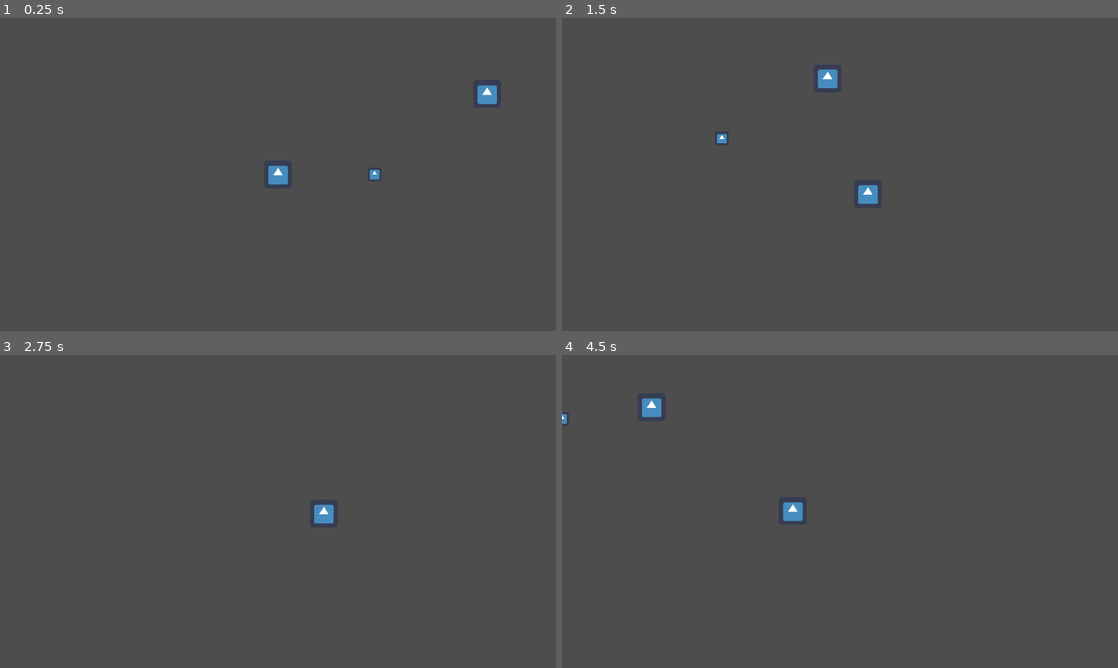
Above: before the commit, frames 1-4 (two rows, left to right).
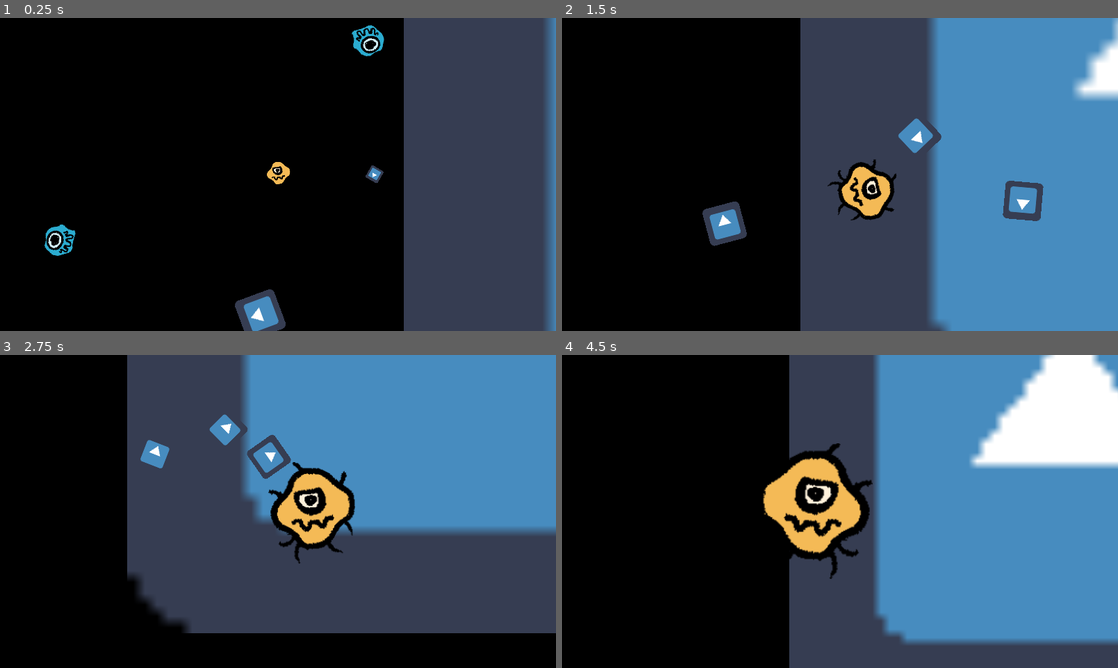
Above: after the commit, the same moments.

Repository: AlexPham0209/DishOut
Game: Godot game, scene res://src/Scenes/TestScene/FleerTest.tscn
The game is run twice, just before and just after one commit, with the same random seed, the same clock (stepped at 60 frames per second) and the same inputs. The project has no main scene, so this scene is started directly. The engine's default icon, where the game draws it, is replaced by a stand-in: a white triangle on a blue panel in a dark square.
Inputs:
- Up to frame 1 (0.25 s): no input
- Up to frame 2 (1.5 s): hold D (Right) 0.53-1.28 s; tap Space (Interact) at 0.6, 1.35 s; hold S (Down) from 1.28 s (still down)
- Up to frame 3 (2.75 s): release S (Down) at 2.03 s; hold D (Right) from 2.03 s (still down); tap Space (Interact) at 2.1 s
- Up to frame 4 (4.5 s): release D (Right) at 2.78 s; hold W (Up) 2.78-3.53 s; tap Space (Interact) at 2.85, 3.6, 4.35 s; hold A (Left) from 3.53 s (still down)

The runs differ from the first frame. In frame 1, 74% of the frame differs, in the area x 0-100%, y 0-100%; in frame 2, 78%; in frame 3, 65%; in frame 4, 85%.

Commit message:
Tweaked player controls

Diff:
--- a/src/Scenes/Amoeba.tscn
+++ b/src/Scenes/Amoeba.tscn
@@ -1,21 +1,19 @@
 [gd_scene load_steps=5 format=3 uid="uid://c0utwiykrhy5g"]
 
 [ext_resource type="Script" path="res://src/Scripts/Amoeba.gd" id="1_3xfsd"]
-[ext_resource type="Texture2D" uid="uid://c8022nv1f3loo" path="res://icon.png" id="1_ik8pk"]
+[ext_resource type="Texture2D" uid="uid://cn6w2amcfartv" path="res://src/Assets/Art/Petra/Pro_1.png" id="2_j3dh1"]
 
 [sub_resource type="RectangleShape2D" id="RectangleShape2D_ul07s"]
-size = Vector2(32, 32)
+size = Vector2(32, 38)
 
 [sub_resource type="RectangleShape2D" id="RectangleShape2D_5d8oh"]
 
 [node name="Amoeba" type="CharacterBody2D"]
 script = ExtResource("1_3xfsd")
 
-[node name="Stages" type="Node2D" parent="."]
-
-[node name="Stage1" type="Sprite2D" parent="Stages"]
-scale = Vector2(0.5, 0.5)
-texture = ExtResource("1_ik8pk")
+[node name="Sprite" type="Sprite2D" parent="."]
+scale = Vector2(0.25, 0.25)
+texture = ExtResource("2_j3dh1")
 
 [node name="CollisionShape2D" type="CollisionShape2D" parent="."]
 shape = SubResource("RectangleShape2D_ul07s")
--- a/src/Scenes/Enemy/Cell.tscn
+++ b/src/Scenes/Enemy/Cell.tscn
@@ -30,8 +30,9 @@
 initial_state = "Roaming"
 entity = NodePath("..")
 
-[node name="Roaming" parent="States" instance=ExtResource("5_ft01m")]
+[node name="Roaming" parent="States" node_paths=PackedStringArray("sprite") instance=ExtResource("5_ft01m")]
 script = ExtResource("6_knp05")
+sprite = NodePath("../../Icon")
 distance = 64
 tolerance = 0.5
 speed = 50.0
--- a/src/Scenes/Enemy/Chaser.tscn
+++ b/src/Scenes/Enemy/Chaser.tscn
@@ -6,7 +6,7 @@
 [ext_resource type="PackedScene" uid="uid://b2ks2vr8d0vqd" path="res://src/Scenes/State.tscn" id="3_tb2ki"]
 [ext_resource type="Script" path="res://src/Scripts/States/AttackingState.gd" id="4_mjn46"]
 
-[node name="Watcher" instance=ExtResource("1_fb81a")]
+[node name="Chaser" instance=ExtResource("1_fb81a")]
 script = ExtResource("2_xkoax")
 
 [node name="Sight" parent="." index="2" node_paths=PackedStringArray("entity", "state_machine") instance=ExtResource("3_6v82l")]
@@ -14,6 +14,7 @@
 state_machine = NodePath("../States")
 reaction_state = "Attacking"
 
-[node name="Attacking" parent="States" index="2" instance=ExtResource("3_tb2ki")]
+[node name="Attacking" parent="States" index="2" node_paths=PackedStringArray("sprite") instance=ExtResource("3_tb2ki")]
 script = ExtResource("4_mjn46")
-chase_speed = 250.0
+chase_speed = 125.0
+sprite = NodePath("../../Icon")
--- a/src/Scenes/Enemy/Fleer.tscn
+++ b/src/Scenes/Enemy/Fleer.tscn
@@ -1,18 +1,30 @@
-[gd_scene load_steps=4 format=3 uid="uid://dcwe2fhdssqod"]
+[gd_scene load_steps=5 format=3 uid="uid://dcwe2fhdssqod"]
 
 [ext_resource type="PackedScene" uid="uid://bqdpfstiq5rfb" path="res://src/Scenes/Enemy/Cell.tscn" id="1_8fvpo"]
+[ext_resource type="Texture2D" uid="uid://ck5x256t5a01f" path="res://src/Assets/Art/Cells/En_1.png" id="2_8dbb2"]
 [ext_resource type="PackedScene" uid="uid://bg573txp5myv0" path="res://src/Scenes/Sight.tscn" id="2_36aop"]
 [ext_resource type="Script" path="res://src/Scripts/States/FleeingState.gd" id="2_wbhrk"]
 
 [node name="Fleer" instance=ExtResource("1_8fvpo")]
+
+[node name="Icon" parent="." index="0"]
+scale = Vector2(0.25, 0.25)
+texture = ExtResource("2_8dbb2")
 
 [node name="Sight" parent="." index="2" node_paths=PackedStringArray("entity", "state_machine") instance=ExtResource("2_36aop")]
 entity = NodePath("..")
 state_machine = NodePath("../States")
 reaction_state = "Fleeing"
 
-[node name="Fleeing" type="Node2D" parent="States" index="2"]
+[node name="Enter" parent="Sight" index="0"]
+visible = false
+
+[node name="Exit" parent="Sight" index="1"]
+visible = false
+
+[node name="Fleeing" type="Node2D" parent="States" index="2" node_paths=PackedStringArray("sprite")]
 script = ExtResource("2_wbhrk")
-chase_speed = 200.0
+sprite = NodePath("../../Icon")
+chase_speed = 150.0
 
 [editable path="Sight"]
--- a/src/Scenes/Scenes.tscn
+++ /dev/null
@@ -1,29 +0,0 @@
-[gd_scene load_steps=5 format=3 uid="uid://75jjw6yqo4ms"]
-
-[ext_resource type="PackedScene" uid="uid://c0utwiykrhy5g" path="res://src/Scenes/Amoeba.tscn" id="1_cemap"]
-[ext_resource type="Texture2D" uid="uid://c8022nv1f3loo" path="res://icon.png" id="2_hnk8x"]
-[ext_resource type="PackedScene" uid="uid://bqdpfstiq5rfb" path="res://src/Scenes/Enemy/Cell.tscn" id="3_xladl"]
-[ext_resource type="PackedScene" uid="uid://5iaqrrp5m1ar" path="res://src/Scenes/Enemy/Chaser.tscn" id="4_c85ah"]
-
-[node name="TestScene" type="Node2D"]
-
-[node name="Icon" type="Sprite2D" parent="."]
-position = Vector2(406, 174)
-texture = ExtResource("2_hnk8x")
-
-[node name="Enemy" parent="." instance=ExtResource("3_xladl")]
-position = Vector2(108, 121)
-scale = Vector2(0.75, 0.75)
-
-[node name="Enemy2" parent="." instance=ExtResource("3_xladl")]
-position = Vector2(285, 264)
-scale = Vector2(0.5, 0.5)
-
-[node name="Watcher" parent="." instance=ExtResource("4_c85ah")]
-position = Vector2(185, 45)
-
-[node name="Amoeba" parent="." instance=ExtResource("1_cemap")]
-position = Vector2(274, 176)
-
-[node name="Watcher2" parent="." instance=ExtResource("4_c85ah")]
-position = Vector2(358, 260)
--- a/src/Scenes/Sight.tscn
+++ b/src/Scenes/Sight.tscn
@@ -12,6 +12,7 @@
 script = ExtResource("1_o4tnc")
 
 [node name="Enter" type="Area2D" parent="."]
+visible = false
 collision_layer = 2
 monitorable = false
 
@@ -19,6 +20,7 @@
 shape = SubResource("CircleShape2D_mctn6")
 
 [node name="Exit" type="Area2D" parent="."]
+visible = false
 collision_layer = 2
 monitorable = false
 
--- a/src/Scenes/TestScene/FleerTest.tscn
+++ b/src/Scenes/TestScene/FleerTest.tscn
@@ -1,17 +1,67 @@
-[gd_scene load_steps=4 format=3 uid="uid://ptllq233h8mv"]
+[gd_scene load_steps=6 format=3 uid="uid://ptllq233h8mv"]
 
 [ext_resource type="PackedScene" uid="uid://c0utwiykrhy5g" path="res://src/Scenes/Amoeba.tscn" id="1_mvl6u"]
 [ext_resource type="PackedScene" uid="uid://dcwe2fhdssqod" path="res://src/Scenes/Enemy/Fleer.tscn" id="2_rl1mq"]
+[ext_resource type="Texture2D" uid="uid://c8022nv1f3loo" path="res://icon.png" id="3_l4yqa"]
 [ext_resource type="PackedScene" uid="uid://bqdpfstiq5rfb" path="res://src/Scenes/Enemy/Cell.tscn" id="3_q8xpq"]
+[ext_resource type="PackedScene" uid="uid://5iaqrrp5m1ar" path="res://src/Scenes/Enemy/Chaser.tscn" id="4_3crid"]
 
 [node name="FleerTest" type="Node2D"]
 
-[node name="Amoeba" parent="." instance=ExtResource("1_mvl6u")]
-position = Vector2(132, 140)
+[node name="Enemies" type="Node2D" parent="."]
 
-[node name="Cell" parent="." instance=ExtResource("3_q8xpq")]
+[node name="Cell" parent="Enemies" instance=ExtResource("3_q8xpq")]
 position = Vector2(254, 146)
 scale = Vector2(0.5, 0.5)
 
-[node name="Fleer" parent="." instance=ExtResource("2_rl1mq")]
-position = Vector2(385, 49)
+[node name="Fleers" type="Node2D" parent="Enemies"]
+
+[node name="Fleer" parent="Enemies/Fleers" instance=ExtResource("2_rl1mq")]
+position = Vector2(246, 423)
+growth = 2
+
+[node name="Fleer2" parent="Enemies/Fleers" instance=ExtResource("2_rl1mq")]
+position = Vector2(246, -15)
+growth = 2
+
+[node name="Fleer3" parent="Enemies/Fleers" instance=ExtResource("2_rl1mq")]
+position = Vector2(355, 263)
+growth = 2
+
+[node name="Fleer4" parent="Enemies/Fleers" instance=ExtResource("2_rl1mq")]
+position = Vector2(-124, 225)
+growth = 2
+
+[node name="Icon" type="Sprite2D" parent="Enemies/Fleers"]
+position = Vector2(814, 19.5)
+scale = Vector2(16.7813, 16.1406)
+texture = ExtResource("3_l4yqa")
+
+[node name="Chasers" type="Node2D" parent="Enemies"]
+
+[node name="Chaser" parent="Enemies/Chasers" instance=ExtResource("4_3crid")]
+position = Vector2(116, 313)
+growth = 1
+
+[node name="Chaser2" parent="Enemies/Chasers" instance=ExtResource("4_3crid")]
+position = Vector2(640, 209)
+growth = 1
+
+[node name="Chaser3" parent="Enemies/Chasers" instance=ExtResource("4_3crid")]
+position = Vector2(538, 83)
+growth = 1
+
+[node name="Amoeba" parent="." instance=ExtResource("1_mvl6u")]
+position = Vector2(132, 140)
+max_growth = 50
+cam_growth_rate = 0.05
+scale_growth_rate = 0.75
+min = 0.2
+
+[node name="CanvasLayer" type="CanvasLayer" parent="."]
+layer = -1
+
+[node name="ColorRect" type="ColorRect" parent="CanvasLayer"]
+offset_right = 640.0
+offset_bottom = 360.0
+color = Color(0, 0, 0, 1)
--- a/src/Scripts/Amoeba.gd
+++ b/src/Scripts/Amoeba.gd
@@ -1,26 +1,40 @@
 class_name Amoeba
 extends CharacterBody2D
 
-@export var growth_rate : float = 0.1
+@onready var sprite : Sprite2D = $Sprite
 @export var speed : float = 300
 @export var acceleration : float = 25
 @export var friction : float = 10
-@export var max_growth = 1000
+
+@export var max_growth = 20
+@export var cam_growth_rate : float = 0.5
+@export var scale_growth_rate : float = 1
+@export var growth : int
+@export var min : float
 
 @onready var camera = $Camera2D
-var growth : float
-var total : float = 1
+var start_scale : Vector2
+var start_zoom : Vector2
 
 signal notify_cells
 
 var scale_tween : Tween
+var rotate_tween : Tween
 
 func _ready() -> void:
+	start_scale = scale
+	start_zoom = camera.zoom
+	scale = start_scale + (Vector2(growth, growth) * scale_growth_rate)
+	camera.zoom = start_zoom - (Vector2(growth, growth) * cam_growth_rate)
 	Global.player = self
-	growth = growth_rate
+
 
 func _physics_process(delta: float) -> void:
 	self.move()
+
+	if Input.is_action_just_pressed("Interact"):
+		grow(1)
+
 	self.move_and_slide()
 
 func move():
@@ -33,24 +47,34 @@
 	if direction.length() != 0:
 		velocity.x = move_toward(velocity.x, direction.x * speed, acceleration)
 		velocity.y = move_toward(velocity.y, direction.y * speed, acceleration)
+		rotate_sprite(direction.angle())
 
 	else:
 		velocity.x = move_toward(velocity.x, 0, friction)
 		velocity.y = move_toward(velocity.y, 0, friction)
 
+
+func rotate_sprite(angle):
+	sprite.flip_v = angle >= PI
+	rotate_tween = create_tween()
+	rotate_tween.tween_property(self, "rotation", angle, 0.25). \
+		set_ease(Tween.EASE_OUT).set_trans(Tween.TRANS_SINE)
+	rotate_tween.play()
+
 func grow(amount):
 	#Once reached max growth, then go to the next level
-	if total >= max_growth:
+	if growth >= max_growth:
 		print("Max growth.  Continue to next level")
 		return
 
+
 	#Increment total growth
-	total += amount
+	growth += amount
 	notify_cells.emit()
 
 	#Calculate new scale
-	var new_scale = self.scale + Vector2(amount, amount)
-	var new_zoom = camera.zoom - (Vector2(amount, amount) * 0.1)
+	var new_scale = start_scale + (Vector2(growth, growth) * scale_growth_rate)
+	var new_zoom = (start_zoom - (Vector2(growth, growth) * 0.05)).clamp(Vector2(min, min), Vector2.ONE)
 
 	#Procedurally animate the scale of the player and the zoom of the camera to new sizes
 	scale_tween = create_tween()
--- a/src/Scripts/Enemy.gd
+++ b/src/Scripts/Enemy.gd
@@ -3,11 +3,24 @@
 
 @export var margin : Vector2 = Vector2(0.25, 0.25)
 @onready var state_machine : StateMachine = $States
+
+@export var growth_rate : float = 0.5
+@export var growth : int
+var start_scale : Vector2
+
 var player : Amoeba = null
 
+signal eaten
+
+func _ready() -> void:
+	self.start_scale = self.scale
+	self.scale = start_scale + (Vector2(growth, growth) * growth_rate)
+
 func _process(delta: float) -> void:
-	if player != null and player.scale >= self.scale + margin:
+	if player != null and player.growth >= self.growth:
+		eaten.emit()
 		state_machine.transition_to("Death", {})
+
 	move_and_slide()
 
 func player_enter(area: Area2D) -> void:
--- a/src/Scripts/Sight.gd
+++ b/src/Scripts/Sight.gd
@@ -25,5 +25,4 @@
 
 
 func initiate_chase():
-	print("Start Chase")
 	state_machine.transition_to(reaction_state, {})
--- a/src/Scripts/States/AttackingState.gd
+++ b/src/Scripts/States/AttackingState.gd
@@ -1,7 +1,10 @@
 extends State
 @export var chase_speed : float
+@export var sprite : Sprite2D
 
 func physics_update(delta):
 	var e = entity as Cell
-	var direction = (Global.player.global_position - e.global_position).normalized()
+	var direction : Vector2 = (Global.player.global_position - e.global_position).normalized()
 	e.velocity = direction * chase_speed
+	sprite.flip_v = direction.angle() >= PI
+	e.rotation = direction.angle()
--- a/src/Scripts/States/DeathState.gd
+++ b/src/Scripts/States/DeathState.gd
@@ -1,5 +1,5 @@
 extends State
 
 func enter(param : Dictionary = {}):
-	Global.player.grow(0.5)
+	Global.player.grow(1)
 	entity.queue_free()
--- a/src/Scripts/States/FleeingState.gd
+++ b/src/Scripts/States/FleeingState.gd
@@ -1,7 +1,11 @@
 extends State
+@export var sprite : Sprite2D
 @export var chase_speed : float
+
 
 func physics_update(delta):
 	var e = entity as Cell
-	var direction = (Global.player.global_position - e.global_position).normalized()
+	var direction : Vector2 = (Global.player.global_position - e.global_position).normalized()
 	e.velocity = -direction * chase_speed
+	sprite.flip_v = direction.angle() >= PI
+	e.rotation = direction.angle()
--- a/src/Scripts/States/RoamingState.gd
+++ b/src/Scripts/States/RoamingState.gd
@@ -2,14 +2,17 @@
 
 var target_position : Vector2
 
+@export var sprite : Sprite2D
 @export var distance = 64
 @export var tolerance : float = 0.5
 @export var speed : float = 50
 
 func physics_update(delta):
 	var e = entity as Cell
-	var direction = (target_position - e.global_position).normalized()
+	var direction : Vector2 = (target_position - e.global_position).normalized()
 	e.velocity = direction * speed
+	sprite.flip_v = direction.angle() >= PI
+	e.rotation = direction.angle()
 
 	#Find new target to follow
 	if is_at_target_position():
Binary file added: src/Assets/Art/Cells/En_1.png
Not shown, added: src/Assets/Art/Cells/En_1.png.import
Binary file added: src/Assets/Art/Petra/Pro_1.png
Not shown, added: src/Assets/Art/Petra/Pro_1.png.import
